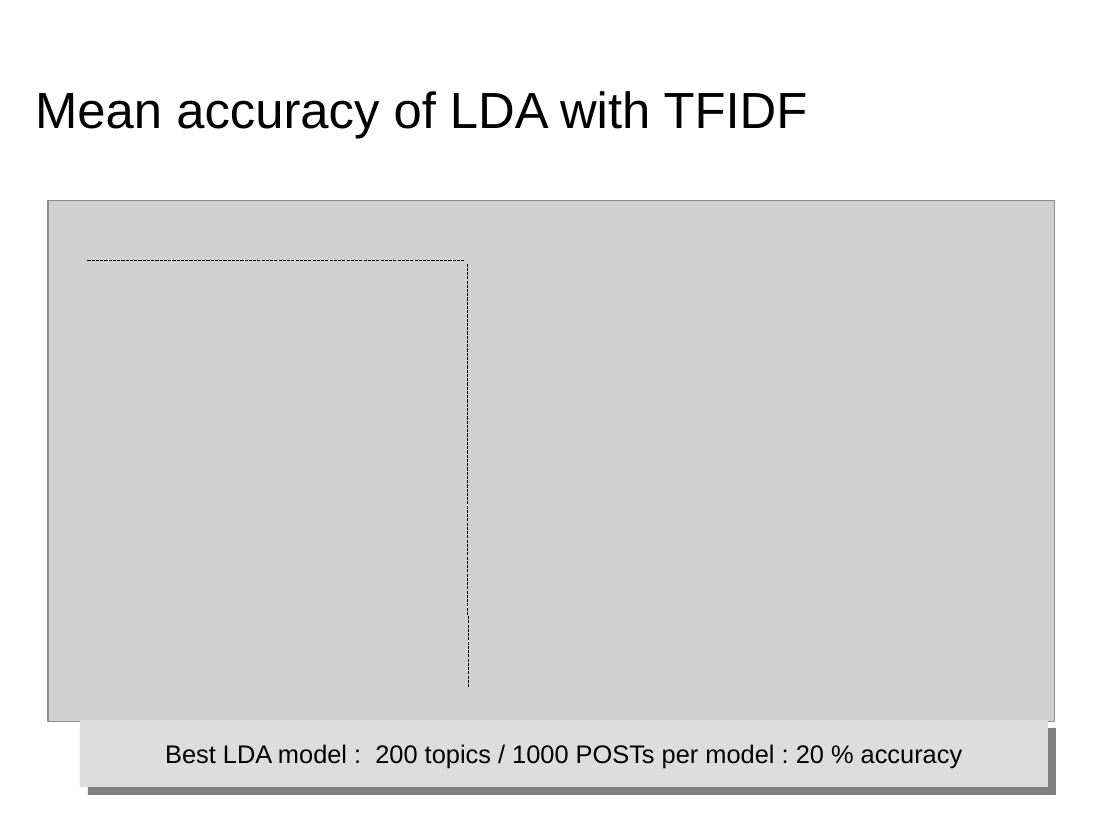
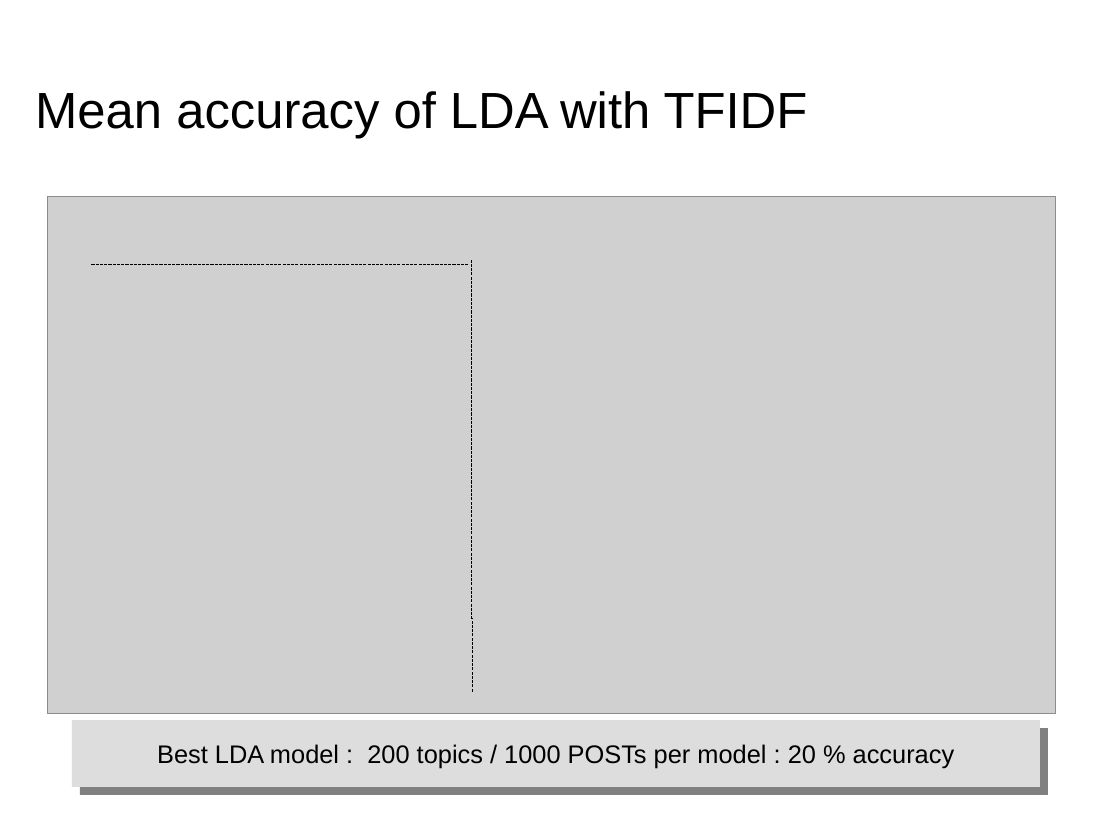
Before and after one commit to dataforcast/OC_Datascientist, a slide deck: slide 25 of P6/report/Openclassrooms_ParcoursDatascientist_P6-V1.odp (slide 26 before the commit). Drawn at 1120x840 pixels with LibreOffice and Linux fonts; fonts in the diff are those of the drawing; grey boxes stand for pictures; background and template pictures are left out. Boxes give left, top, right and bottom in pixels: in the first picture for what was removed or moved away, otherwise in the second. Text is boxed around its words. In the diff, an @@ line names an element or a change of style, - is before the commit and + after.

Commit message:
P6 / Statistical methods : computation of accuracy reworked; presentation reworked;

```diff
--- a/P6/report/Openclassrooms_ParcoursDatascientist_P6-V1.odp
+++ b/P6/report/Openclassrooms_ParcoursDatascientist_P6-V1.odp
@@ picture: place and size @@
-picture at (48, 200, 1055, 722)
+picture at (48, 197, 1056, 714)
@@ line moved from (88, 260) - (464, 260) to (92, 264) - (469, 264) @@
@@ line moved from (469, 264) - (469, 688) to (473, 260) - (473, 692) @@
@@ rectangle "Best LDA model : 200 ...": place and size @@
-rectangle "Best LDA model : 200 ..." at (80, 721, 1049, 788)
+rectangle "Best LDA model : 200 ..." at (72, 721, 1041, 788)
```
Also in this commit, not shown: 8 other slides changed, 2 slides added, 3 slides removed, 4 other files.
